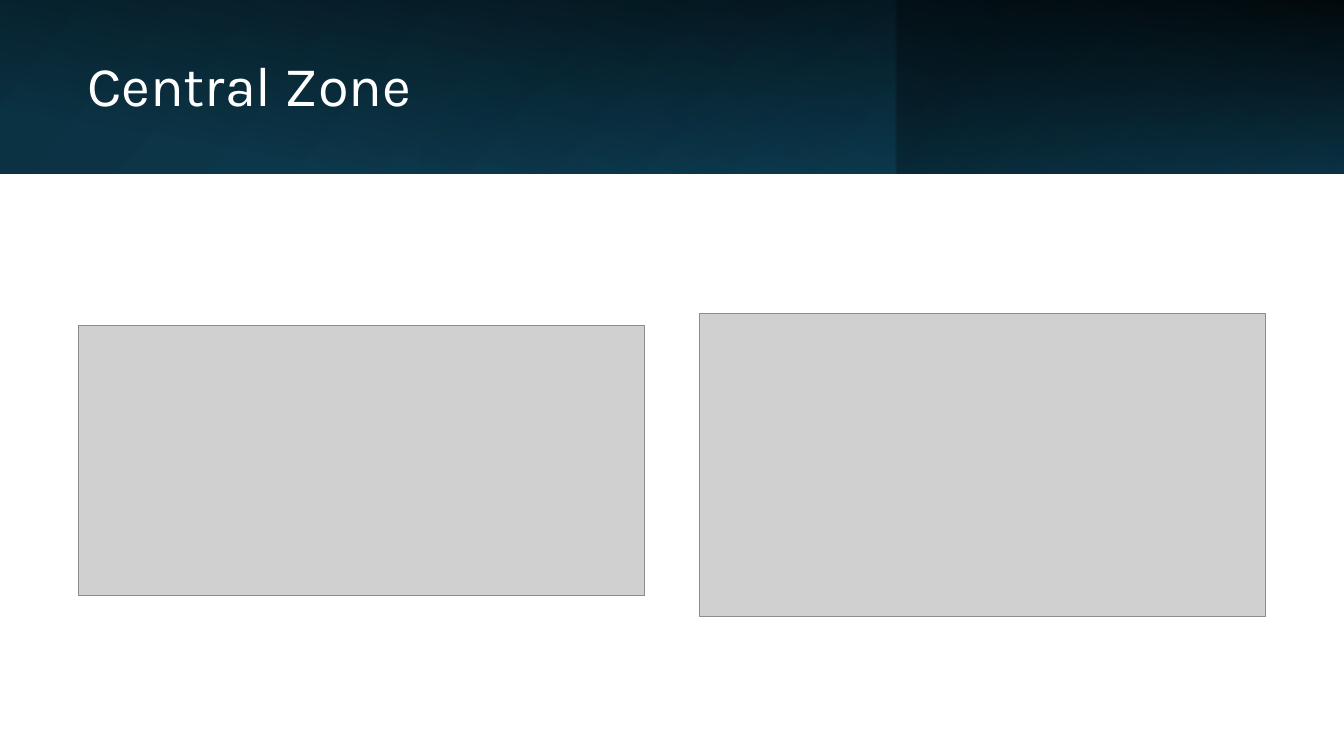
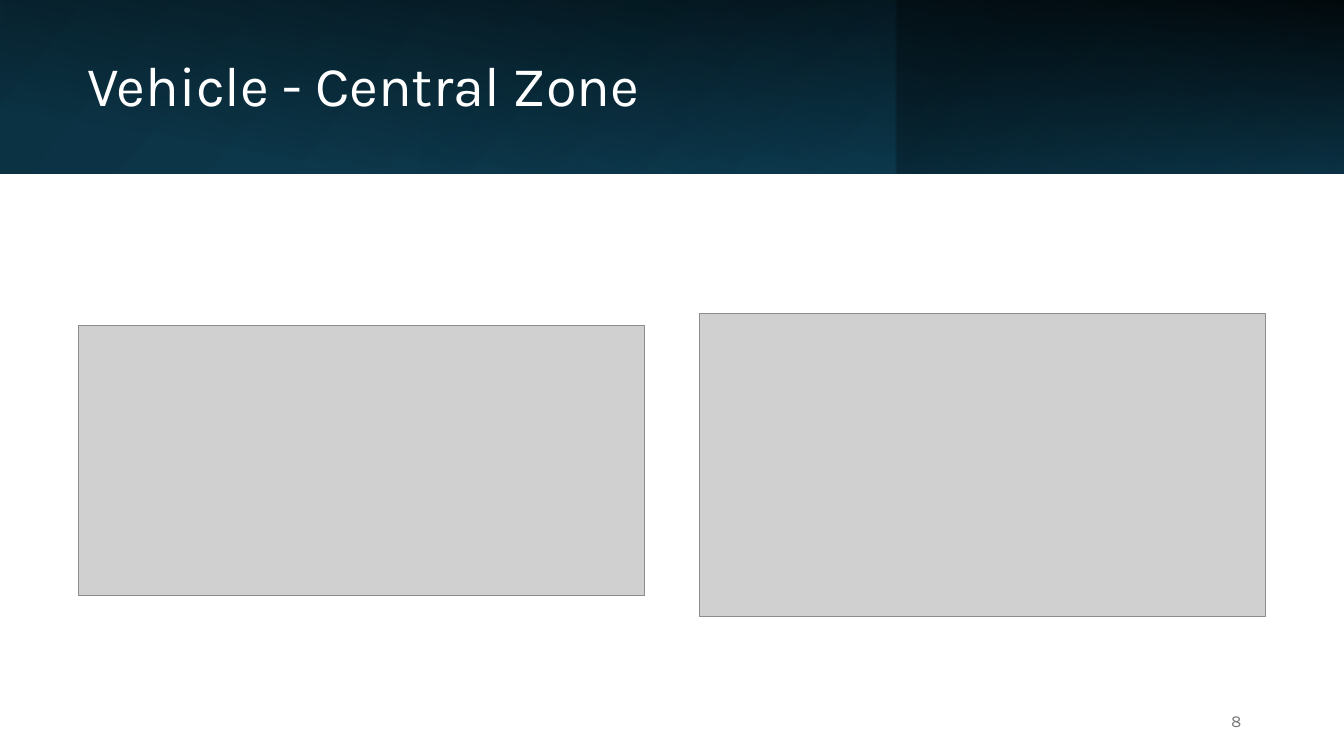
Before and after one commit to LF-RoGu/Model-Base-Systems, a slide deck: slide 8 of Presentation/C-ITS.pptx. Drawn at 1344x756 pixels with LibreOffice and Linux fonts; fonts in the diff are those of the drawing; grey boxes stand for pictures. Boxes give left, top, right and bottom in pixels: in the first picture for what was removed or moved away, otherwise in the second. Text is boxed around its words. In the diff, an @@ line names an element or a change of style, - is before the commit and + after.

```diff
--- a/Presentation/C-ITS.pptx
+++ b/Presentation/C-ITS.pptx
@@ title at <box>87,67,639,107</box>: text changed @@
-Central Zone
+Vehicle - Central Zone
@@ page number added at <box>1231,716,1241,727</box>, 12 pt, text #797979 @@
+8
```
Also in this commit, not shown: 21 other slides changed, 3 slides added, 1 other file.
